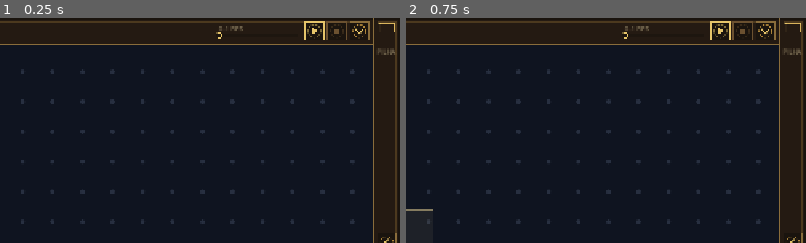
Above: before the commit, frames 1-2 (left to right).
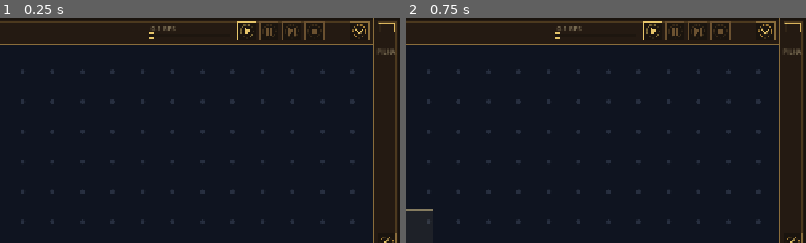
Above: after the commit, the same moments.

Repository: Hudfilho/AtelieIDE
Game: Godot game, scene res://scenes/Main.tscn
Same seed, same stepped clock (60 frames per second), same inputs: the game is played once before the commit and once after it.
Inputs (mouse positions are % of the whole screen's width and height, from its top left):
- Up to frame 1 (0.25 s): no input
- Up to frame 2 (0.75 s): tap Enter at 0.5 s; drag from (50, 50) to (60, 28) at 0.52 s
The pictures show only the part of the screen within x 50-100%, y 0-50%; the shares and areas given below are measured in that part.

The runs differ from the first frame. In frame 1, 0.9% of the frame differs, in the area x 37-87%, y 1-10%; in frame 2, 0.9%.

Commit message:
feat: adiciona controles e atalhos do editor
- Adiciona Pause e Step na execução

- Rework de READ para leitura direta pela intensidade

- Corrige saída sobreposta aos avisos

- Adiciona Ctrl+A e Ctrl+X

- Corrige continuidade ao puxar o ponto final

Diff:
--- a/scripts/atelier_canvas.gd
+++ b/scripts/atelier_canvas.gd
@@ -119,6 +119,7 @@
 var selected_connections: Array[int] = []
 var selected_symbol_connection := -1
 var ritual_running := false
+var ritual_paused := false
 var execution_speed_rps := EXECUTION_MIN_RPS
 var execution_instructions: Array[Dictionary] = []
 var execution_state: Dictionary = {}
@@ -251,8 +252,14 @@
 		return
 	if not event.ctrl_pressed:
 		return
-	if event.keycode == KEY_C:
+	if event.keycode == KEY_A:
+		_select_all_connections()
+		get_viewport().set_input_as_handled()
+	elif event.keycode == KEY_C:
 		_copy_selected_connections_to_clipboard()
+		get_viewport().set_input_as_handled()
+	elif event.keycode == KEY_X:
+		_cut_selected_connections()
 		get_viewport().set_input_as_handled()
 	elif event.keycode == KEY_V:
 		_paste_connections_from_clipboard()
@@ -379,13 +386,25 @@
 			accept_event()
 			return
 		if _play_button_rect().has_point(pointer_screen):
-			if not ritual_running:
+			if ritual_paused:
+				_resume_ritual()
+			elif not ritual_running:
 				_run_ritual()
 			queue_redraw()
 			accept_event()
 			return
+		if _pause_button_rect().has_point(pointer_screen):
+			_pause_ritual()
+			queue_redraw()
+			accept_event()
+			return
+		if _step_button_rect().has_point(pointer_screen):
+			_step_paused_ritual()
+			queue_redraw()
+			accept_event()
+			return
 		if _stop_button_rect().has_point(pointer_screen):
-			if ritual_running:
+			if _ritual_is_active():
 				_stop_ritual()
 			queue_redraw()
 			accept_event()
@@ -401,7 +420,7 @@
 			_begin_resize(resize_handle)
 			accept_event()
 			return
-		if ritual_running:
+		if _ritual_is_active():
 			accept_event()
 			return
 		if _intensity_value_rect().has_point(pointer_screen):
@@ -498,7 +517,7 @@
 
 
 func _run_ritual() -> void:
-	if ritual_running:
+	if _ritual_is_active():
 		_stop_ritual()
 		return
 	execution_output = ""
@@ -510,6 +529,7 @@
 	execution_step_elapsed = 0.0
 	execution_connection = -1
 	execution_intensity_overrides.clear()
+	ritual_paused = false
 	var compilation := compiler.compile(connections)
 	for warning in compilation.get("warnings", []):
 		execution_warnings.append(str(warning))
@@ -563,7 +583,7 @@
 
 func _execute_next_ritual_step() -> void:
 	if execution_instruction_cursor >= execution_instructions.size():
-		ritual_running = false
+		_finish_ritual()
 		return
 	var instruction_index := execution_instruction_cursor
 	var instruction: Dictionary = execution_instructions[instruction_index]
@@ -584,12 +604,49 @@
 	if jump_target >= 0:
 		execution_instruction_cursor = jump_target
 	if not errors.is_empty() or bool(execution_state["halted"]):
-		ritual_running = false
+		_finish_ritual()
 		execution_highlight_ends_at = animation_clock + _execution_step_duration()
 
 
+func _ritual_is_active() -> bool:
+	return ritual_running or ritual_paused
+
+
+func _ritual_can_step() -> bool:
+	return ritual_paused and not execution_instructions.is_empty() and not execution_state.is_empty() and not bool(execution_state.get("halted", false)) and execution_instruction_cursor < execution_instructions.size()
+
+
+func _pause_ritual() -> void:
+	if not ritual_running:
+		return
+	ritual_running = false
+	ritual_paused = true
+	execution_step_elapsed = 0.0
+
+
+func _resume_ritual() -> void:
+	if not ritual_paused:
+		return
+	ritual_paused = false
+	ritual_running = true
+	execution_step_elapsed = 0.0
+
+
+func _step_paused_ritual() -> void:
+	if not _ritual_can_step():
+		return
+	execution_step_elapsed = 0.0
+	_execute_next_ritual_step()
+
+
+func _finish_ritual() -> void:
+	ritual_running = false
+	ritual_paused = false
+	execution_step_elapsed = 0.0
+
+
 func _stop_ritual() -> void:
-	ritual_running = false
+	_finish_ritual()
 	execution_instructions.clear()
 	execution_connection = -1
 	execution_highlight_ends_at = animation_clock
@@ -607,7 +664,7 @@
 func _execution_highlight_alpha() -> float:
 	if execution_connection < 0:
 		return 0.0
-	if ritual_running:
+	if _ritual_is_active():
 		return 1.0
 	var fade_duration := minf(EXECUTION_HIGHLIGHT_FADE_DURATION, _execution_step_duration())
 	return clampf((execution_highlight_ends_at - animation_clock) / maxf(fade_duration, 0.001), 0.0, 1.0)
@@ -1261,9 +1318,12 @@
 		return
 	var source := anchor_move_source
 	var target := anchor_move_snap_target
-	if source.is_equal_approx(target) or not diagram.move_anchor(source, target):
-		return
-	_invalidate_sequence_side_multiplier_cache()
+	if source.is_equal_approx(target):
+		return
+	# Segurar o terminal sobre outro ponto inicia uma nova célula a partir do
+	# terminal original. Antes o ponto era movido para frente, esticando a célula
+	# anterior e deixando um "buraco" na sequência reta.
+	_add_connection(source, target)
 	_clear_diagram_animations()
 	anchor_move_source = Vector2.ZERO
 	anchor_move_target = Vector2.ZERO
@@ -1581,6 +1641,8 @@
 	_draw_toggle_button(_top_toggle_rect(), "up" if top_panel_open else "down")
 	_draw_execution_speed_control()
 	_draw_play_button(_play_button_rect())
+	_draw_pause_button(_pause_button_rect())
+	_draw_step_button(_step_button_rect())
 	_draw_stop_button(_stop_button_rect())
 	if not top_panel_open:
 		draw_string(ThemeDB.fallback_font, Vector2(panel.position.x + 16.0, 27.0), "SELOS", HORIZONTAL_ALIGNMENT_LEFT, -1.0, 13, TEXT_MUTED)
@@ -1618,12 +1680,18 @@
 	draw_string(ThemeDB.fallback_font, Vector2(divider_x + 20.0, panel.position.y + 91.0), "ERROS", HORIZONTAL_ALIGNMENT_LEFT, -1.0, 12, PANEL_ACCENT)
 	var output_position := Vector2(panel.position.x + 24.0, panel.position.y + 116.0)
 	var output_width := divider_x - panel.position.x - 42.0
+	var output_font: Font = ThemeDB.fallback_font
+	var warning_y := output_position.y
 	if not execution_output.is_empty():
-		draw_multiline_string(ThemeDB.fallback_font, output_position, "> " + execution_output, HORIZONTAL_ALIGNMENT_LEFT, output_width, 14, -1, Color("e3cea2"))
-	var warning_y := panel.position.y + 116.0
+		var output_text := "> " + execution_output
+		var output_size := output_font.get_multiline_string_size(output_text, HORIZONTAL_ALIGNMENT_LEFT, output_width, 14)
+		draw_multiline_string(output_font, output_position, output_text, HORIZONTAL_ALIGNMENT_LEFT, output_width, 14, -1, Color("e3cea2"))
+		warning_y += output_size.y + 10.0
 	for warning in execution_warnings:
-		draw_string(ThemeDB.fallback_font, Vector2(panel.position.x + 24.0, warning_y), "~ " + warning, HORIZONTAL_ALIGNMENT_LEFT, divider_x - panel.position.x - 42.0, 12, Color("d8c783"))
-		warning_y += 18.0
+		var warning_text := "~ " + warning
+		var warning_size := output_font.get_multiline_string_size(warning_text, HORIZONTAL_ALIGNMENT_LEFT, output_width, 12)
+		draw_multiline_string(output_font, Vector2(panel.position.x + 24.0, warning_y), warning_text, HORIZONTAL_ALIGNMENT_LEFT, output_width, 12, -1, Color("d8c783"))
+		warning_y += warning_size.y + 5.0
 	var error_y := panel.position.y + 116.0
 	for error in execution_errors:
 		draw_string(ThemeDB.fallback_font, Vector2(divider_x + 20.0, error_y), "! " + error, HORIZONTAL_ALIGNMENT_LEFT, panel.end.x - divider_x - 40.0, 13, Color("ff8791"))
@@ -1788,9 +1856,32 @@
 	draw_colored_polygon(PackedVector2Array([a, b, c]), accent)
 
 
+func _draw_pause_button(rect: Rect2) -> void:
+	var center := rect.get_center()
+	var accent := GOLD_GLOW if ritual_running else Color("6b5130")
+	draw_rect(rect, Color("1a140e"), true)
+	draw_rect(rect, accent, false, 1.0)
+	_draw_ring(center, 11.0, accent.darkened(0.45), 1.0)
+	draw_rect(Rect2(center + Vector2(-5.0, -6.0), Vector2(3.0, 12.0)), accent, true)
+	draw_rect(Rect2(center + Vector2(2.0, -6.0), Vector2(3.0, 12.0)), accent, true)
+
+
+func _draw_step_button(rect: Rect2) -> void:
+	var center := rect.get_center()
+	var accent := GOLD_GLOW if _ritual_can_step() else Color("6b5130")
+	draw_rect(rect, Color("1a140e"), true)
+	draw_rect(rect, accent, false, 1.0)
+	_draw_ring(center, 11.0, accent.darkened(0.45), 1.0)
+	var a := center + Vector2(-5.0, -6.0)
+	var b := center + Vector2(3.0, 0.0)
+	var c := center + Vector2(-5.0, 6.0)
+	draw_colored_polygon(PackedVector2Array([a, b, c]), accent)
+	draw_rect(Rect2(center + Vector2(5.0, -6.0), Vector2(2.0, 12.0)), accent, true)
+
+
 func _draw_stop_button(rect: Rect2) -> void:
 	var center := rect.get_center()
-	var accent := Color("d46c4d") if ritual_running else Color("6b5130")
+	var accent := Color("d46c4d") if _ritual_is_active() else Color("6b5130")
 	draw_rect(rect, Color("1a140e"), true)
 	draw_rect(rect, accent, false, 1.0)
 	_draw_ring(center, 11.0, accent.darkened(0.45), 1.0)
@@ -2091,11 +2182,19 @@
 
 
 func _play_button_rect() -> Rect2:
+	return Rect2(_top_panel_rect().end.x - 218.0, 6.0, 30.0, 30.0)
+
+
+func _pause_button_rect() -> Rect2:
+	return Rect2(_top_panel_rect().end.x - 182.0, 6.0, 30.0, 30.0)
+
+
+func _step_button_rect() -> Rect2:
+	return Rect2(_top_panel_rect().end.x - 146.0, 6.0, 30.0, 30.0)
+
+
+func _stop_button_rect() -> Rect2:
 	return Rect2(_top_panel_rect().end.x - 110.0, 6.0, 30.0, 30.0)
-
-
-func _stop_button_rect() -> Rect2:
-	return Rect2(_top_panel_rect().end.x - 74.0, 6.0, 30.0, 30.0)
 
 
 func _execution_speed_slider_rect() -> Rect2:
@@ -2292,6 +2391,17 @@
 		selected_symbol_connection = -1
 
 
+func _select_all_connections() -> void:
+	if connections.is_empty():
+		return
+	selected_connections.clear()
+	for index in range(connections.size()):
+		selected_connections.append(index)
+	_update_primary_selection()
+	selected_symbol_connection = -1
+	queue_redraw()
+
+
 func _is_connection_selected(index: int) -> bool:
 	return selected_connections.has(index)
 
@@ -2391,8 +2501,22 @@
 	DisplayServer.clipboard_set(CLIPBOARD_RITUAL_PREFIX + "\n" + JSON.stringify(payload))
 
 
+func _cut_selected_connections() -> void:
+	if _ritual_is_active() or selected_connections.is_empty():
+		return
+	_copy_selected_connections_to_clipboard()
+	# Cortar sempre remove as células completas. Diferente de Delete em uma
+	# runa isolada, não deixa a linha para trás depois de copiar o bloco.
+	if diagram.remove_connections(selected_connections):
+		_invalidate_symbol_connection_indices()
+		_invalidate_sequence_side_multiplier_cache()
+		_deselect_connection()
+		_clear_diagram_animations()
+		queue_redraw()
+
+
 func _paste_connections_from_clipboard() -> void:
-	if ritual_running:
+	if _ritual_is_active():
 		return
 	var clipboard_text: String = DisplayServer.clipboard_get()
 	if not clipboard_text.begins_with(CLIPBOARD_RITUAL_PREFIX):
--- a/scripts/core/rune_catalog.gd
+++ b/scripts/core/rune_catalog.gd
@@ -64,7 +64,7 @@
 	{"kind": "CROSS", "label": "HALT", "description": "Encerra a execução do ritual.", "extra": "fim", "opcode": OPCODE_HALT, "takes_operand": false},
 	{"kind": "SQUARE", "label": "STORE", "description": "Guarda o topo em uma posição de memória.", "extra": "memória", "opcode": OPCODE_STORE, "takes_operand": true},
 	{"kind": "FORK", "label": "LOAD", "description": "Lê uma posição de memória indicada pela intensidade para a pilha.", "extra": "memória", "opcode": OPCODE_LOAD, "takes_operand": true, "result_type": "int"},
-	{"kind": "READ", "label": "READ", "description": "Usa o topo como endereço e empilha a memória sem remover o endereço.", "extra": "leitura indireta", "opcode": OPCODE_READ, "takes_operand": false, "result_type": "int"}
+	{"kind": "READ", "label": "READ", "description": "Empilha a memória no endereço indicado pela intensidade.", "extra": "memória", "opcode": OPCODE_READ, "takes_operand": true, "result_type": "int"}
 ]
 
 
--- a/scripts/core/rune_vm.gd
+++ b/scripts/core/rune_vm.gd
@@ -216,14 +216,11 @@
 			else:
 				stack.append(int(memory[slot]))
 		RuneCatalog.OPCODE_READ:
-			if stack.is_empty():
-				errors.append("READ precisa de um endereço no topo da pilha.")
-			else:
-				var read_slot := int(stack.back())
-				if not memory.has(read_slot):
-					errors.append("READ tentou ler a posição %d, que está vazia." % read_slot)
-				else:
-					stack.append(int(memory[read_slot]))
+			var read_slot := int(instruction.get("operand", instruction.get("intensity", 0)))
+			if not memory.has(read_slot):
+				errors.append("READ tentou ler a posição %d, que está vazia." % read_slot)
+			else:
+				stack.append(int(memory[read_slot]))
 		RuneCatalog.OPCODE_WARP:
 			var warp_targets: Dictionary = state["warp_targets"]
 			var warp_intensity := int(instruction.get("intensity", instruction.get("operand", 0)))
Not shown, changed: README.md
